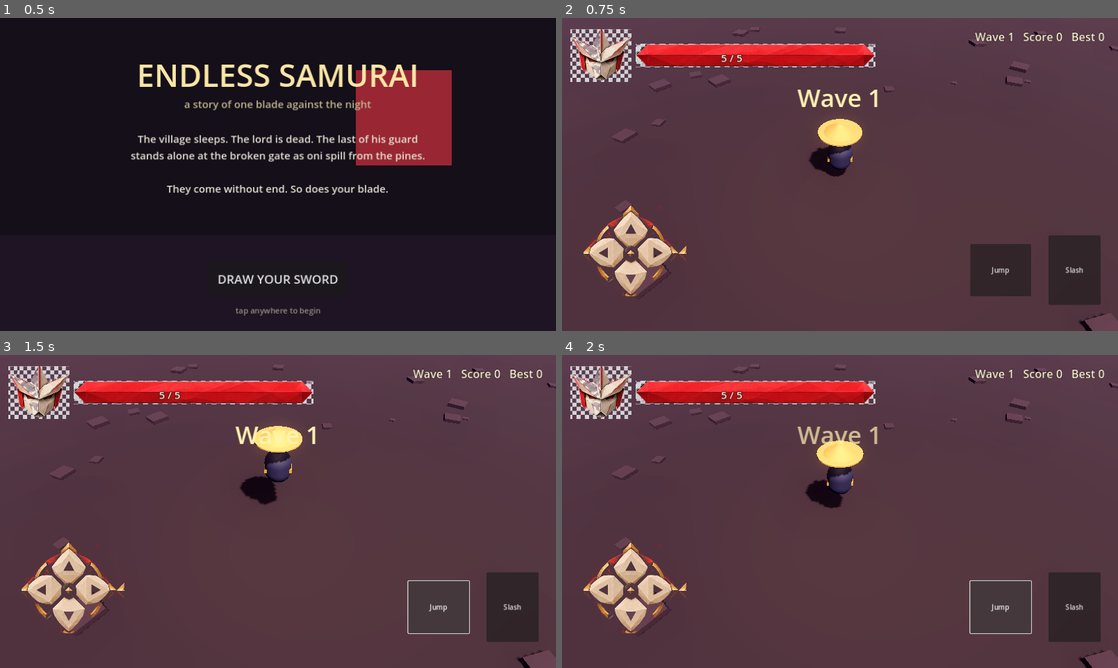
Above: before the commit, frames 1-4 (two rows, left to right).
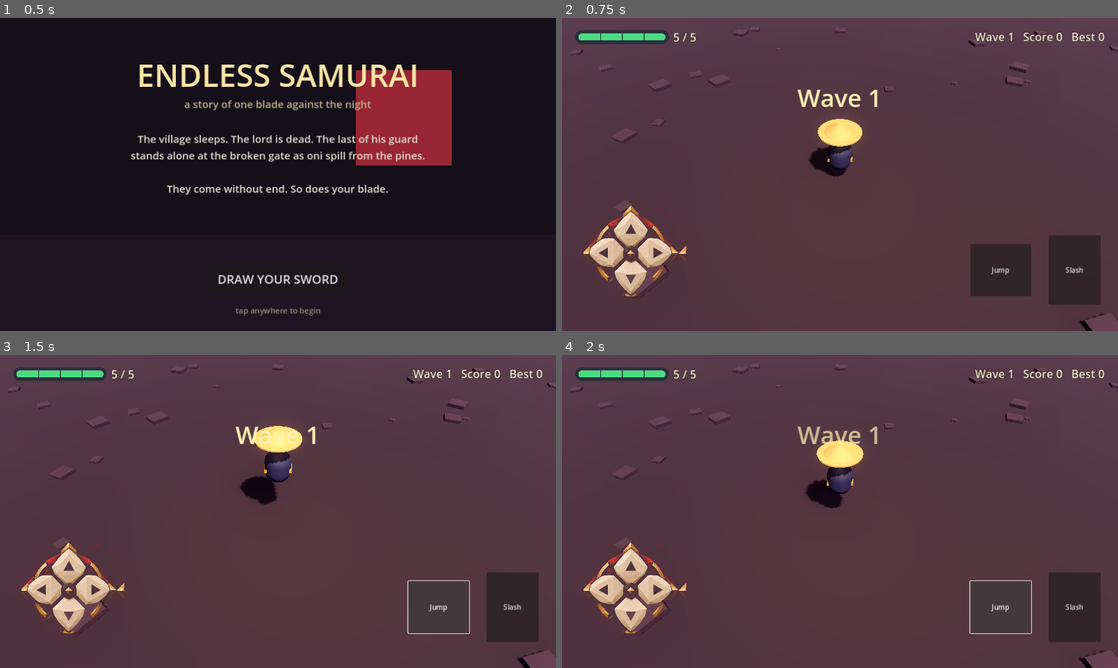
Above: after the commit, the same moments.

Repository: wargasipil/endless_samurai
Game: Godot game, scene res://scenes/title.tscn
Same seed, same stepped clock (60 frames per second), same inputs: the game is played once before the commit and once after it.
Inputs:
- Up to frame 1 (0.5 s): no input
- Up to frame 2 (0.75 s): click "DRAW YOUR SWORD" at 0.5 s
- Up to frame 3 (1.5 s): click "Jump" at 1.25 s
- Up to frame 4 (2 s): no input

Frame 1 is identical in both runs. In frame 2, 5.0% of the frame differs, in the area x 1-57%, y 3-21%; in frame 3, 5.0%; in frame 4, 5.0%.

Commit message:
Add flat health bar HUD from healthbar_flat pack
Replace the origami portrait + bar with the flat HealthBar control
(@2x sheet): colored fill, white hit flash, gray damage trail, and
green/yellow/red at 50%/25%. Keeps the "hp / max" readout.

Vendored health_bar.gd fixes: unchanged values no longer cut the
trail short, the hit flash is a tween instead of an await, and
reset_health() snaps to a new max (used when --demo bumps HP to 20).

Co-Authored-By: Claude Opus 5.5 (1M context) <noreply@anthropic.com>

Diff:
--- a/scenes/main.tscn
+++ b/scenes/main.tscn
@@ -1,12 +1,11 @@
-[gd_scene load_steps=12 format=3]
+[gd_scene load_steps=13 format=3]
 
 [ext_resource type="Script" path="res://scripts/main.gd" id="1"]
 [ext_resource type="PackedScene" path="res://scenes/player.tscn" id="2"]
 [ext_resource type="PackedScene" path="res://scenes/touch_controls.tscn" id="3"]
 [ext_resource type="Script" path="res://scripts/camera_shake.gd" id="4"]
-[ext_resource type="Texture2D" path="res://assets/healthbar/portrait_samurai.png" id="hp_portrait"]
-[ext_resource type="Texture2D" path="res://assets/healthbar/bar_fill.png" id="hp_fill"]
-[ext_resource type="Texture2D" path="res://assets/healthbar/bar_empty.png" id="hp_empty"]
+[ext_resource type="Script" path="res://scripts/health_bar.gd" id="hp_script"]
+[ext_resource type="Texture2D" path="res://assets/healthbar_flat/healthbar_flat@2x.png" id="hp_sheet"]
 
 [sub_resource type="BoxShape3D" id="FloorShape"]
 size = Vector3(60, 1, 60)
@@ -106,40 +105,27 @@
 anchor_bottom = 1.0
 mouse_filter = 2
 
-[node name="HpBar" type="Control" parent="UI/HUD"]
-offset_left = 20.0
-offset_top = 16.0
-offset_right = 560.0
-offset_bottom = 170.0
+[node name="HealthBar" type="Control" parent="UI/HUD"]
+offset_left = 10.0
+offset_top = 12.0
+offset_right = 266.0
+offset_bottom = 76.0
+mouse_filter = 2
+script = ExtResource("hp_script")
+sheet = ExtResource("hp_sheet")
+sheet_scale = 2
 
-[node name="Portrait" type="TextureRect" parent="UI/HUD/HpBar"]
-offset_right = 140.0
-offset_bottom = 140.0
-texture = ExtResource("hp_portrait")
-expand_mode = 1
-stretch_mode = 5
-
-[node name="HpBarProgress" type="TextureProgressBar" parent="UI/HUD/HpBar"]
-offset_left = 150.0
-offset_top = 44.0
-offset_right = 540.0
-offset_bottom = 108.0
-max_value = 100.0
-value = 100.0
-texture_under = ExtResource("hp_empty")
-texture_progress = ExtResource("hp_fill")
-nine_patch_stretch = false
-
-[node name="HpBarText" type="Label" parent="UI/HUD/HpBar/HpBarProgress"]
-anchor_right = 1.0
-anchor_bottom = 1.0
-text = "20 / 20"
-horizontal_alignment = 1
+[node name="HpText" type="Label" parent="UI/HUD"]
+offset_left = 256.0
+offset_top = 12.0
+offset_right = 400.0
+offset_bottom = 76.0
+text = "5 / 5"
 vertical_alignment = 1
-theme_override_colors/font_color = Color(1, 0.98, 0.9, 1)
+theme_override_colors/font_color = Color(1, 0.95, 0.85, 1)
 theme_override_colors/font_outline_color = Color(0.05, 0.02, 0.02, 1)
-theme_override_constants/outline_size = 4
-theme_override_font_sizes/font_size = 24
+theme_override_constants/outline_size = 3
+theme_override_font_sizes/font_size = 26
 
 [node name="HudLabel" type="Label" parent="UI/HUD"]
 offset_left = 640.0
--- /dev/null
+++ b/scripts/health_bar.gd
@@ -0,0 +1,142 @@
+extends Control
+class_name HealthBar
+## Flat minimal health bar built from healthbar_flat.png (Godot 4)
+
+## Drag healthbar_flat.png (or the @2x file) here in the Inspector
+@export var sheet: Texture2D
+## Set to 2 if you use healthbar_flat@2x.png
+@export var sheet_scale: int = 1
+@export var max_health: float = 100.0
+
+# Positions in the 1x sprite sheet (the script multiplies them by sheet_scale)
+const CELL := Vector2(128, 32)       # size of one cell
+const FILL_POS := Vector2(14, 12)    # where the fill starts inside a cell
+const FILL_SIZE := Vector2(100, 8)   # size of the fill area
+const EMPTY := Vector2(256, 64)      # hp_0 cell (frame + empty slot)
+const HIT := Vector2(384, 64)        # hp_hit cell (white flash)
+const GREEN := Vector2(0, 96)        # fill_green cell
+const YELLOW := Vector2(128, 96)     # fill_yellow cell
+const RED := Vector2(256, 96)        # fill_red cell
+const TRAIL := Vector2(384, 96)      # fill_trail cell
+
+var health: float
+var _trail_bar: TextureProgressBar
+var _fill_bar: TextureProgressBar
+var _tex_green: AtlasTexture
+var _tex_yellow: AtlasTexture
+var _tex_red: AtlasTexture
+var _tex_hit: AtlasTexture
+var _fill_tween: Tween
+var _trail_tween: Tween
+var _flash_tween: Tween
+
+
+func _ready() -> void:
+	if sheet == null:
+		push_error("HealthBar: drag healthbar_flat.png into the Sheet property.")
+		return
+	health = max_health
+	_tex_green = _fill_texture(GREEN)
+	_tex_yellow = _fill_texture(YELLOW)
+	_tex_red = _fill_texture(RED)
+	_tex_hit = _fill_texture(HIT)
+
+	# Back layer: the empty frame plus the gray trail
+	_trail_bar = _make_bar()
+	_trail_bar.texture_under = _cut(EMPTY, CELL)
+	_trail_bar.texture_progress = _fill_texture(TRAIL)
+
+	# Front layer: the colored fill
+	_fill_bar = _make_bar()
+	_fill_bar.texture_progress = _tex_green
+
+	custom_minimum_size = CELL * sheet_scale
+
+
+## Call this whenever health changes, e.g. health_bar.set_health(player_hp)
+func set_health(new_health: float) -> void:
+	var old_health := health
+	health = clampf(new_health, 0.0, max_health)
+	# Nothing changed: don't cut a running trail short
+	if is_equal_approx(health, old_health):
+		return
+
+	# The fill slides quickly to the new value
+	if _fill_tween:
+		_fill_tween.kill()
+	_fill_tween = create_tween()
+	_fill_tween.tween_property(_fill_bar, "value", health, 0.15)
+
+	if health < old_health:
+		# Damage: flash white, then the gray trail slowly catches up
+		_flash()
+		if _trail_tween:
+			_trail_tween.kill()
+		_trail_tween = create_tween()
+		_trail_tween.tween_interval(0.45)
+		_trail_tween.tween_property(_trail_bar, "value", health, 0.6)
+	else:
+		# Healing: no trail needed
+		if _trail_tween:
+			_trail_tween.kill()
+		_trail_bar.value = health
+		_fill_bar.texture_progress = _color_for(health)
+
+
+## Jump straight to a value with no slide, flash or trail,
+## e.g. on spawn or when max health changes
+func reset_health(new_health: float, new_max_health: float = max_health) -> void:
+	if _fill_tween:
+		_fill_tween.kill()
+	if _trail_tween:
+		_trail_tween.kill()
+	if _flash_tween:
+		_flash_tween.kill()
+	max_health = new_max_health
+	health = clampf(new_health, 0.0, max_health)
+	for bar in [_trail_bar, _fill_bar]:
+		bar.max_value = max_health
+		bar.value = health
+	_fill_bar.texture_progress = _color_for(health)
+
+
+func _flash() -> void:
+	# A tween (not an await) so back-to-back hits restart the flash cleanly
+	_fill_bar.texture_progress = _tex_hit
+	if _flash_tween:
+		_flash_tween.kill()
+	_flash_tween = create_tween()
+	_flash_tween.tween_interval(0.1)
+	_flash_tween.tween_callback(func() -> void: _fill_bar.texture_progress = _color_for(health))
+
+
+func _color_for(h: float) -> AtlasTexture:
+	var percent := h / max_health
+	if percent > 0.5:
+		return _tex_green
+	elif percent > 0.25:
+		return _tex_yellow
+	return _tex_red
+
+
+func _make_bar() -> TextureProgressBar:
+	var bar := TextureProgressBar.new()
+	bar.min_value = 0.0
+	bar.max_value = max_health
+	bar.step = 0.01
+	bar.value = max_health
+	bar.texture_progress_offset = FILL_POS * sheet_scale
+	bar.mouse_filter = Control.MOUSE_FILTER_IGNORE
+	add_child(bar)
+	return bar
+
+
+func _fill_texture(cell_pos: Vector2) -> AtlasTexture:
+	return _cut(cell_pos + FILL_POS, FILL_SIZE)
+
+
+func _cut(pos: Vector2, area_size: Vector2) -> AtlasTexture:
+	var t := AtlasTexture.new()
+	t.atlas = sheet
+	t.region = Rect2(pos * sheet_scale, area_size * sheet_scale)
+	return t
--- a/scripts/main.gd
+++ b/scripts/main.gd
@@ -15,8 +15,8 @@
 @onready var camera: Camera3D = $World/CameraRig/Camera3D
 @onready var camera_rig: Node3D = $World/CameraRig
 @onready var hud_label: Label = $UI/HUD/HudLabel
-@onready var hp_bar_progress: TextureProgressBar = $UI/HUD/HpBar/HpBarProgress
-@onready var hp_bar_text: Label = $UI/HUD/HpBar/HpBarProgress/HpBarText
+@onready var health_bar: HealthBar = $UI/HUD/HealthBar
+@onready var hp_text: Label = $UI/HUD/HpText
 @onready var wave_banner: Label = $UI/HUD/WaveBanner
 @onready var game_over_panel: Control = $UI/GameOver
 @onready var game_over_label: Label = $UI/GameOver/Panel/Label
@@ -49,6 +49,7 @@
 	game_over_panel.visible = false
 	_advance_wave()
 	_refresh_hud()
+	_refresh_hp_bar(player.health, player.max_health)
 
 	if "--demo" in OS.get_cmdline_user_args():
 		_enter_demo_mode()
@@ -148,8 +149,8 @@
 	score += int(e.score_value)
 	_refresh_hud()
 
-func _on_health_changed(current: int, _maximum: int) -> void:
-	_refresh_hp_bar()
+func _on_health_changed(current: int, maximum: int) -> void:
+	_refresh_hp_bar(current, maximum)
 	if current < player.max_health:
 		_shake(0.6, 0.25)
 
@@ -162,16 +163,14 @@
 
 func _refresh_hud() -> void:
 	hud_label.text = "Wave %d   Score %d   Best %d" % [wave, score, best_score]
-	_refresh_hp_bar()
-
-func _refresh_hp_bar() -> void:
-	if hp_bar_text == null:
-		return
-	hp_bar_text.text = "%d / %d" % [player.health, player.max_health]
-	var pct: float = 0.0
-	if player.max_health > 0:
-		pct = clampf(float(player.health) / float(player.max_health), 0.0, 1.0)
-	hp_bar_progress.value = pct * 100.0
+
+func _refresh_hp_bar(current: int, maximum: int) -> void:
+	hp_text.text = "%d / %d" % [current, maximum]
+	if is_equal_approx(health_bar.max_health, maximum):
+		health_bar.set_health(current)
+	else:
+		# Max HP changed (first frame, or --demo bumping it): snap, don't slide
+		health_bar.reset_health(current, maximum)
 
 func _on_player_died() -> void:
 	alive = false
Binary file added: assets/healthbar_flat/healthbar_flat.png
Not shown, added: assets/healthbar_flat/healthbar_flat.png.import
Binary file added: assets/healthbar_flat/healthbar_flat@2x.png
Not shown, added: assets/healthbar_flat/healthbar_flat@2x.png.import
